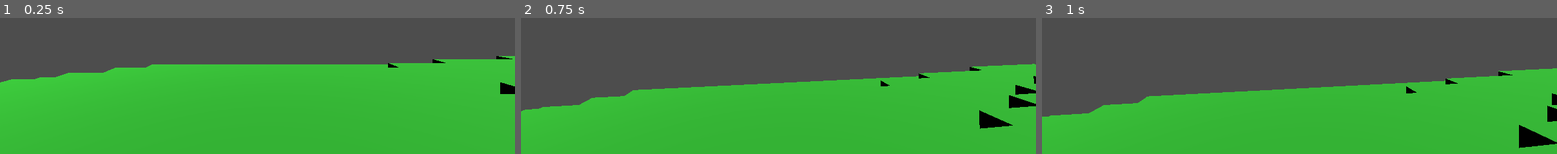
Above: before the commit, frames 1-3 (left to right).
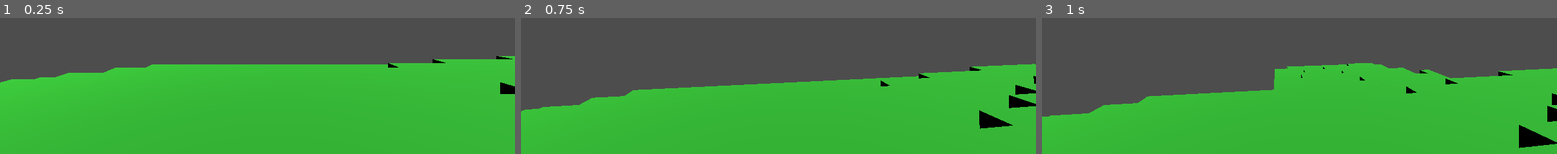
Above: after the commit, the same moments.

Repository: Ephesius/godot-voxels
Game: Godot game, scene res://scenes/world.tscn
Same seed, same stepped clock (60 frames per second), same inputs: the game is played once before the commit and once after it. The project has no main scene, so this scene is started directly.
Inputs (mouse positions are in pixels of both pictures, inside the frame that each line leads up to):
- Up to frame 1 (0.25 s): no input
- Up to frame 2 (0.75 s): tap Enter (ui_accept) at 0.5 s; move the mouse to (outside the picture) at 0.52 s; hold W (move_forward) from 0.53 s (still down); hold Ctrl (slow) from 0.53 s (still down)
- Up to frame 3 (1 s): keep holding W (move_forward); keep holding Ctrl (slow); tap Enter (ui_accept) at 0.77 s

Frames 1-2 are identical in both runs. In frame 3, 4.4% of the frame differs, in the area x 45-80%, y 33-53%.
Error before the commit: Invalid assignment of property or key 'blocks' with value of type 'Array' on a base object of type 'MeshInstance3D (Chunk)'. (res://scripts/chunk_manager.gd:25…

Commit message:
Fix type mismatch error in multithreaded chunk generation
Replace direct array assignment with element-by-element copying to resolve
GDScript's strict typing constraints. Worker threads create plain Array for
block data, but Chunk.blocks is typed as Array[Array], preventing direct
assignment.

Diff:
--- a/scripts/chunk_manager.gd
+++ b/scripts/chunk_manager.gd
@@ -249,8 +249,11 @@
 	# Create chunk node
 	var chunk: Chunk = Chunk.new(chunk_pos)
 
-	# Set block data
-	chunk.blocks = block_data
+	# Copy block data (can't directly assign due to type constraints)
+	for x in range(Chunk.CHUNK_SIZE):
+		for y in range(Chunk.CHUNK_SIZE):
+			for z in range(Chunk.CHUNK_SIZE):
+				chunk.blocks[x][y][z] = block_data[x][y][z]
 
 	# Position the chunk in world space
 	chunk.position = Vector3(
